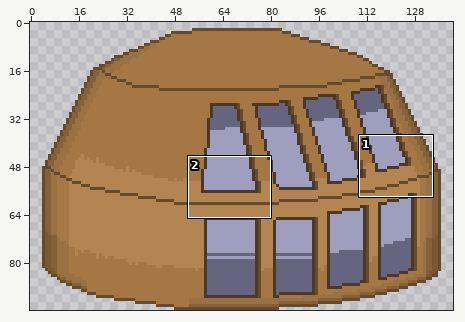
Pixel-art file -- art/sprites/tailshut.aseprite. Above, an overview of the earlier version with the close-up marked.
Close-up. Old version:
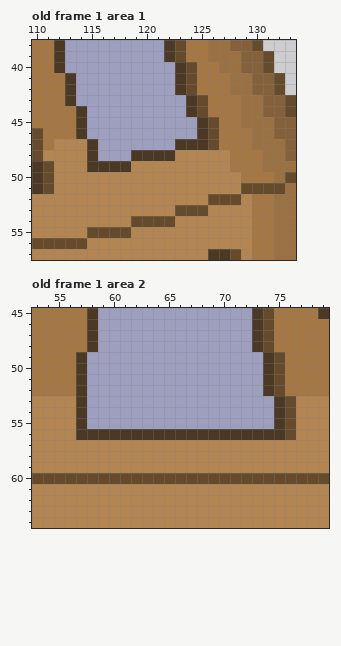
141x96 pixels, 2 frames. Shown: old frame 1 area 1: x 110..133, y 38..57; old frame 1 area 2: x 53..79, y 45..64. The commit also changed other frames or places, which this record leaves out.
The result:
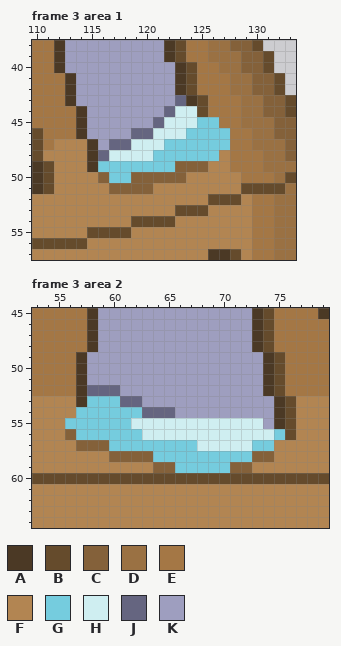
Palette (. is transparent): A #4b3925  B #654b2c  C #84613a  D #9a7143  E #a47745  F #b28552  G #75ccde  H #cfeef1  J #656580  K #9e9ebf
A new or re-ordered frame is compared with the old frame closest to it.
Changes in this commit:
frames 2 -> 3
Changed rows in their new state; - is an unchanged pixel.
Frame 3 area 1 is new; against old frame 1:
first column x 116:
43 -------J----
44 ------JHH---
45 -----JHHHGG-
46 ---JJHHHGGGG
47 -JJHHHGGGGGG
48 JHHHHGGGGGG-
49 GGGGGGGCCC--
50 CGGCCCCC----
51 -CCCC-------
Frame 3 area 2 is new; against old frame 1:
first column x 56:
52 --JJJ---------------
53 --GGGJJ-------------
54 -GGGGGGJJJ----------
55 GGGGGGHHHHHHHHHHHH--
56 CGGGGGGHHHHHHHHHHHHG
57 -CCCGGGGGGGGHHHHHGG-
58 ----CCCCGGGGGGGGGCC-
59 --------CCGGGGGCC---
Where, in picture pixels (left, top, right, bottom), the same in both close-ups:
changed: (98, 95, 230, 194)
changed: (65, 385, 285, 473)
